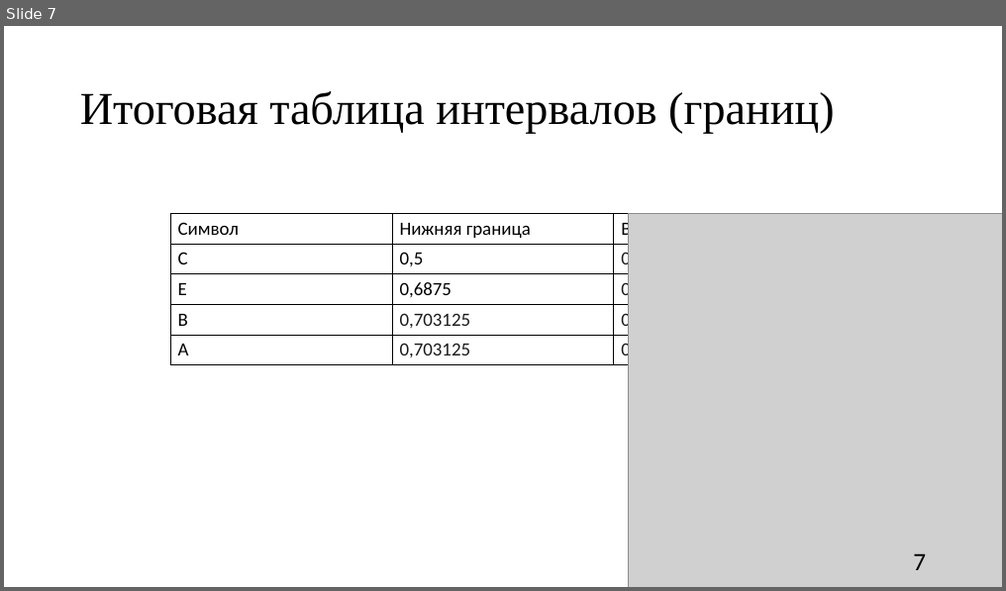
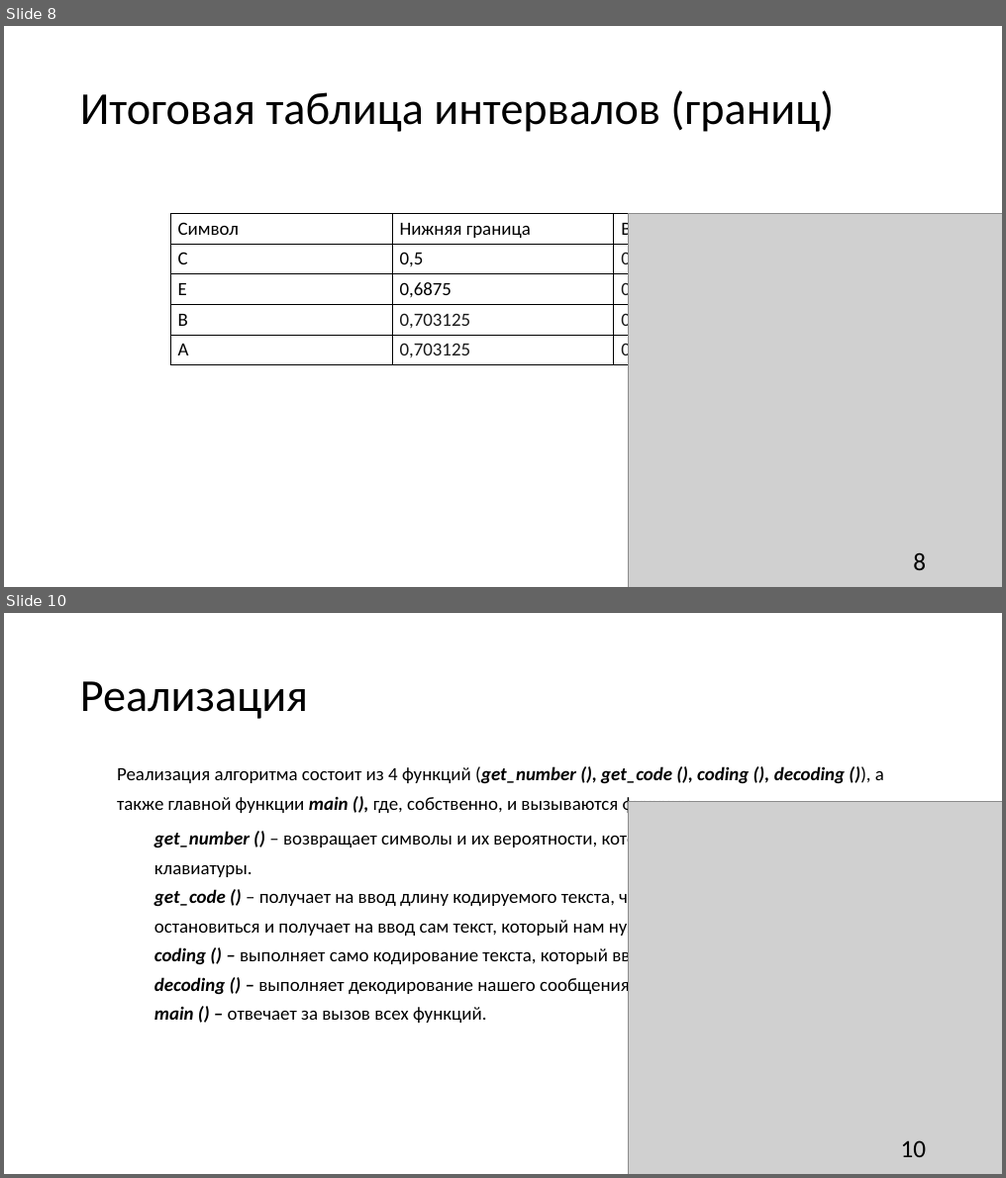
Before and after one commit to bezzzna/Algoritm, a slide deck: Arithmetic coding.pptx. Shown one above the other, each under a label of ours: slide 7 before the commit, slides 8 and 10 after it; the slides between them are not shown. The pictures are 1006x591 and 1006x1178 pixels, drawn with LibreOffice and Linux fonts; fonts in the diff are those of the drawing; grey boxes stand for pictures. Boxes give left, top, right and bottom in pixels: in the first picture for what was removed or moved away, otherwise in the second. Text is boxed around its words. In the diff, an @@ line names an element or a change of style, - is before the commit and + after.

```diff
--- a/Arithmetic coding.pptx
+++ b/Arithmetic coding.pptx
@@ slide 10 added at (4,613,1002,1174), background #FFFFFF @@
@@ title added at (80,681,308,719), 44 pt, text #000000 @@
+Реализация
@@ text added at (117,766,884,1023), 18 pt, text #000000 @@
+Реализация алгоритма состоит из 4 функций (get_number (), get_code (), coding (), decoding ()), а также главной функции main (), где, собственно, и вызываются функции.
+  get_number () – возвращает символы и их вероятности, которые программа получает на ввод с клавиатуры.
+  get_code () – получает на ввод длину кодируемого текста, чтобы программа знала, когда ей остановиться и получает на ввод сам текст, который нам нужно закодировать.
+  coding () – выполняет само кодирование текста, который введён.
+  decoding () – выполняет декодирование нашего сообщения.
+  main () – отвечает за вызов всех функций.
@@ picture added at (628,802,1002,1174) @@
@@ page number added at (901,1141,927,1157), 24 pt, text #000000 @@
+10
@@ what was slide 7 is now slide 8 @@
@@ slide 8 changed as well @@
@@ title "Итоговая таблица интервалов (границ)" at (80,90,834,132): font Times New Roman to Calibri @@
@@ page number at (913,553,926,570): text changed @@
-7
+8
```
Also in this commit, not shown: 6 other slides changed, 4 other slides added, 4 slides removed.
